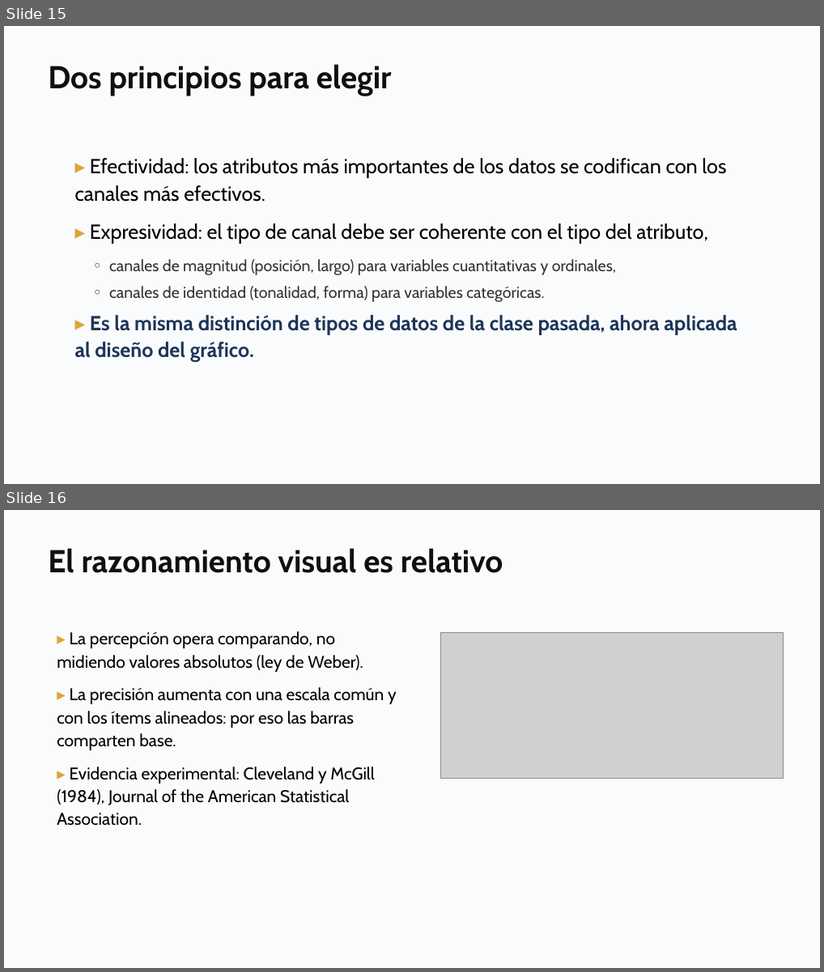
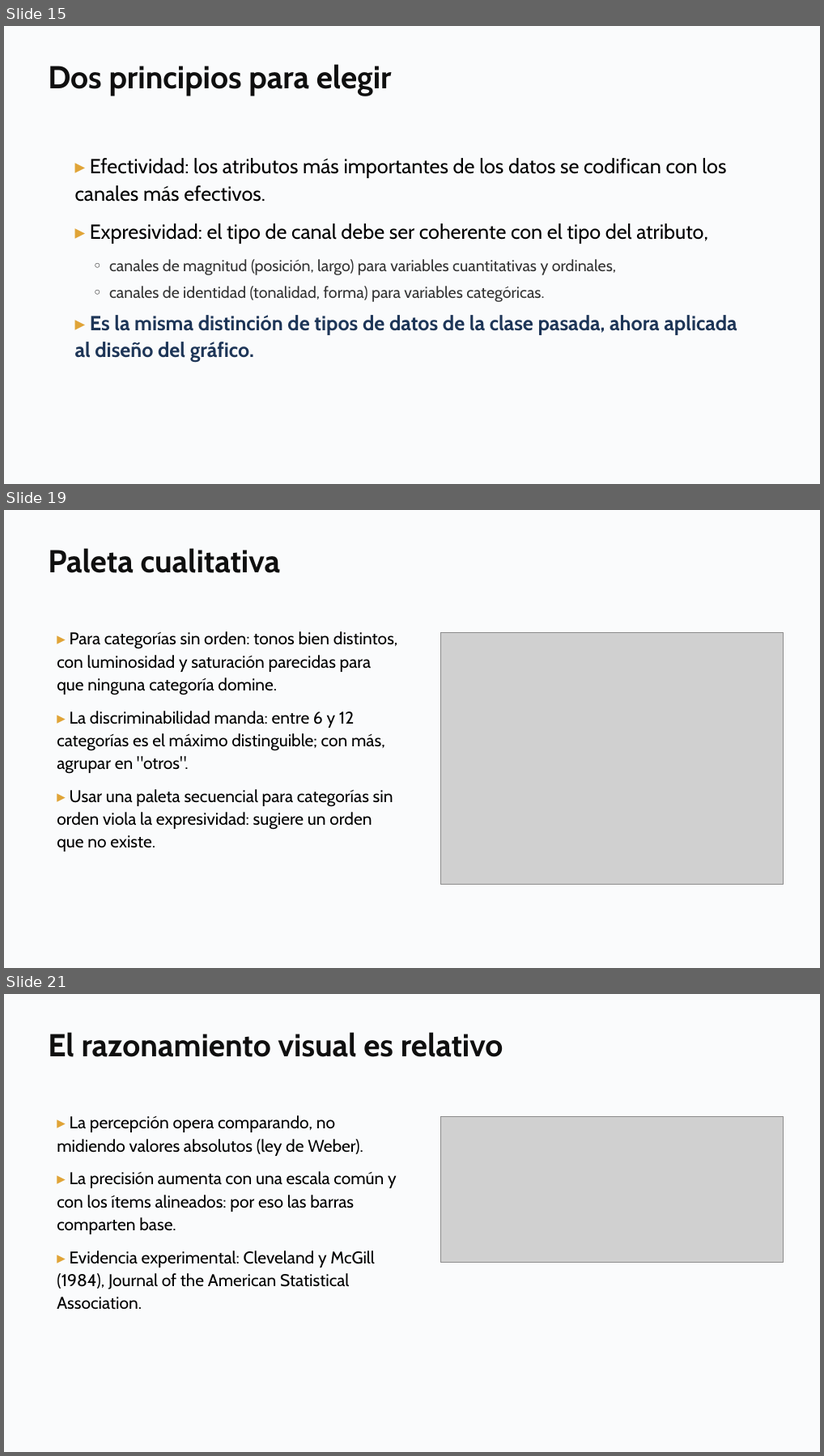
Before and after one commit to daniopitz/cienciadatos, a slide deck: presentaciones/clase03_visualizacion_eda.pptx. Shown one above the other, each under a label of ours: slides 15 and 16 before the commit, slides 15, 19 and 21 after it; the slides between them are not shown. The pictures are 824x972 and 824x1456 pixels, drawn with LibreOffice and Linux fonts; fonts in the diff are those of the drawing; grey boxes stand for pictures. Boxes give left, top, right and bottom in pixels: in the first picture for what was removed or moved away, otherwise in the second. Text is boxed around its words. In the diff, an @@ line names an element or a change of style, - is before the commit and + after.

```diff
--- a/presentaciones/clase03_visualizacion_eda.pptx
+++ b/presentaciones/clase03_visualizacion_eda.pptx
@@ slide 19 added at bbox=[4, 510, 820, 968], background #FFFFFF @@
@@ rectangle added at bbox=[4, 510, 820, 968], fill #FAFBFC @@
@@ text added at bbox=[48, 548, 281, 573], 28 pt, text #0F0F0F, bold @@
+Paleta cualitativa
@@ text added at bbox=[57, 632, 398, 852], 15 pt, text #000000 @@
+▸ Para categorías sin orden: tonos bien distintos, con luminosidad y saturación parecidas para que ninguna categoría domine.
+▸ La discriminabilidad manda: entre 6 y 12 categorías es el máximo distinguible; con más, agrupar en "otros".
+▸ Usar una paleta secuencial para categorías sin orden viola la expresividad: sugiere un orden que no existe.
@@ picture added at bbox=[441, 632, 784, 885] @@
@@ what was slide 16 is now slide 21 @@
```
Also in this commit, not shown: 2 slides changed, 4 other slides added, 3 other files.
